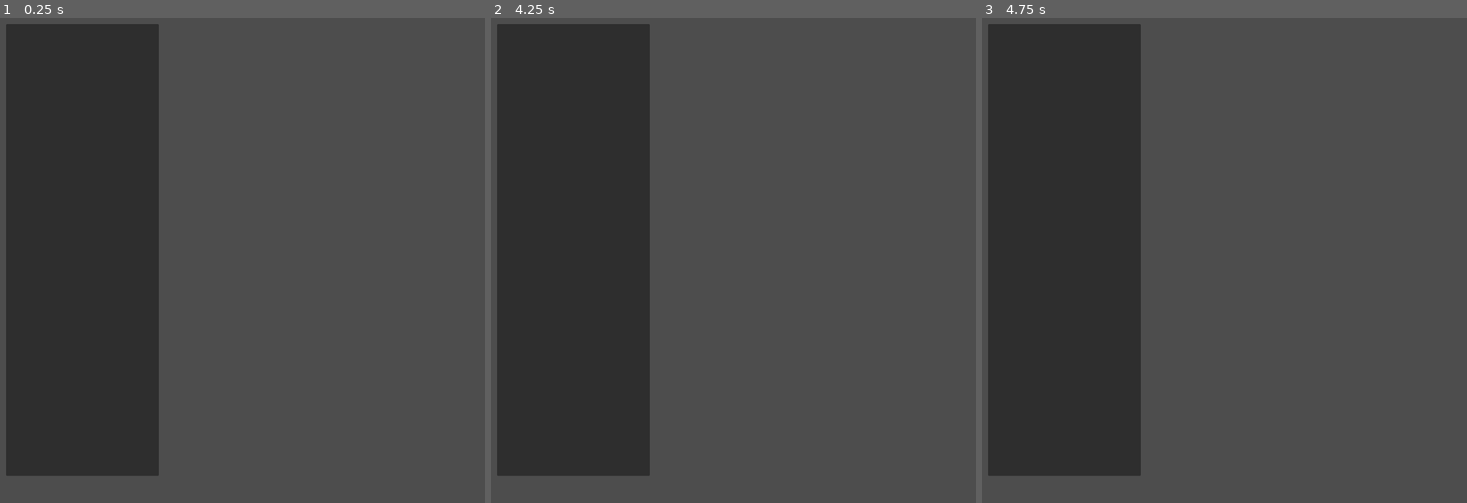
Above: before the commit, frames 1-3 (left to right).
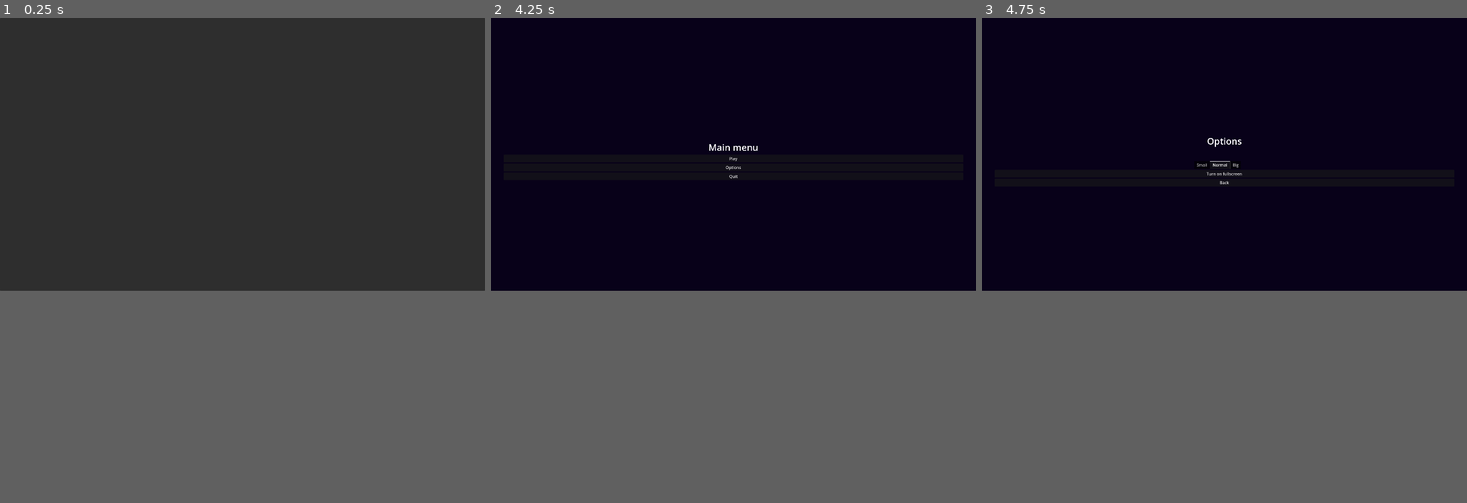
Above: after the commit, the same moments.

Repository: alexey-pkv/Steele
Game: Godot game, scene res://Test_Scene.tscn
Two runs of this game, one before a commit and one after it. Both use one fixed random seed, a clock stepped at 60 frames per second and the inputs below.
Inputs (mouse positions are in pixels of both pictures, inside the frame that each line leads up to):
- Up to frame 1 (0.25 s): no input
- Up to frame 2 (4.25 s): tap Enter at 0.5, 2, 3.5 s; hold Right 0.53-1.28 s; tap Z at 0.6, 2.1, 3.6 s; tap Space at 1.25, 2.75 s; hold Left 1.28-2.03 s; tap X at 1.35, 2.85 s; hold Right 2.03-3.53 s; hold Left from 3.53 s (still down); tap Escape (ui_cancel) at 4.15 s
- Up to frame 3 (4.75 s): release Left at 4.25 s; click (1224, 284) at 4.25 s, where only the run after the commit has a clickable "Options"
In our replay, the window is 800x800 before the commit and 800x450 after it. These sizes can differ from the game's own. Grey fills any space a smaller window leaves; there, only what the larger window draws over its background counts as a difference.

The runs differ from the first frame. In frame 1, 51% of the frame differs, in the area x 0-100%, y 0-95%; in frame 2, 68%; in frame 3, 68%.
Error before the commit: Invalid call. Nonexistent function 'roate_clockwise' in base 'Nil'. (res://Test_Scene.gd:42)

Commit message:
Add menu

Diff:
--- /dev/null
+++ b/Steele-Godot/Components/UI/MainMenu/MainMenu.gd
@@ -0,0 +1,14 @@
+extends Control
+
+func _input(event):
+	if Input.is_action_pressed("ui_cancel"):
+		get_tree().change_scene_to_file("res://Test_Scene.tscn")
+
+func _on_play_pressed():
+	get_tree().change_scene_to_file("res://Test_Scene.tscn")
+
+func _on_options_pressed():
+	get_tree().change_scene_to_file("res://Components/UI/MainMenu/Options/OptionsMenu.tscn")
+
+func _on_quit_pressed():
+	get_tree().quit()
--- /dev/null
+++ b/Steele-Godot/Components/UI/MainMenu/MainMenu.tscn
@@ -0,0 +1,64 @@
+[gd_scene load_steps=3 format=3 uid="uid://3kofyxbh3t3i"]
+
+[ext_resource type="Script" path="res://Components/UI/MainMenu/MainMenu.gd" id="1_ko4p6"]
+[ext_resource type="Theme" uid="uid://d0il7muicjs3x" path="res://Themes/MainMenuTheme.tres" id="2_tbfhc"]
+
+[node name="MainMenu" type="Control"]
+layout_mode = 3
+anchors_preset = 15
+anchor_right = 1.0
+anchor_bottom = 1.0
+grow_horizontal = 2
+grow_vertical = 2
+size_flags_horizontal = 3
+size_flags_vertical = 3
+script = ExtResource("1_ko4p6")
+
+[node name="ColorRect" type="ColorRect" parent="."]
+layout_mode = 1
+anchors_preset = 15
+anchor_right = 1.0
+anchor_bottom = 1.0
+grow_horizontal = 2
+grow_vertical = 2
+color = Color(0.0313726, 0.00392157, 0.0980392, 1)
+
+[node name="MarginContainer" type="MarginContainer" parent="."]
+layout_mode = 1
+anchors_preset = 15
+anchor_right = 1.0
+anchor_bottom = 1.0
+grow_horizontal = 2
+grow_vertical = 2
+theme = ExtResource("2_tbfhc")
+
+[node name="VBoxContainer" type="VBoxContainer" parent="MarginContainer"]
+layout_mode = 2
+alignment = 1
+
+[node name="Title" type="Label" parent="MarginContainer/VBoxContainer"]
+layout_mode = 2
+theme = ExtResource("2_tbfhc")
+text = "Main menu"
+horizontal_alignment = 1
+vertical_alignment = 1
+
+[node name="Play" type="Button" parent="MarginContainer/VBoxContainer"]
+clip_contents = true
+custom_minimum_size = Vector2(300, 0)
+layout_mode = 2
+theme = ExtResource("2_tbfhc")
+text = "Play"
+
+[node name="Options" type="Button" parent="MarginContainer/VBoxContainer"]
+layout_mode = 2
+theme = ExtResource("2_tbfhc")
+text = "Options"
+
+[node name="Quit" type="Button" parent="MarginContainer/VBoxContainer"]
+layout_mode = 2
+text = "Quit"
+
+[connection signal="pressed" from="MarginContainer/VBoxContainer/Play" to="." method="_on_play_pressed"]
+[connection signal="pressed" from="MarginContainer/VBoxContainer/Options" to="." method="_on_options_pressed"]
+[connection signal="pressed" from="MarginContainer/VBoxContainer/Quit" to="." method="_on_quit_pressed"]
--- /dev/null
+++ b/Steele-Godot/Components/UI/MainMenu/Options/Fullscreen.gd
@@ -0,0 +1,12 @@
+extends Button
+
+
+func _on_pressed():
+	var is_fullscreen = DisplayServer.window_get_mode()
+
+	if is_fullscreen:
+		self.text = 'Turn on fullscreen'
+		DisplayServer.window_set_mode(DisplayServer.WINDOW_MODE_WINDOWED)
+	else:
+		self.text = 'Turn off fullscreen'
+		DisplayServer.window_set_mode(DisplayServer.WINDOW_MODE_FULLSCREEN)
--- /dev/null
+++ b/Steele-Godot/Components/UI/MainMenu/Options/OptionsMenu.gd
@@ -0,0 +1,5 @@
+extends Control
+
+
+func _on_back_pressed():
+	get_tree().change_scene_to_file("res://Components/UI/MainMenu/MainMenu.tscn")
--- /dev/null
+++ b/Steele-Godot/Components/UI/MainMenu/Options/OptionsMenu.tscn
@@ -0,0 +1,78 @@
+[gd_scene load_steps=5 format=3 uid="uid://d2ittlemwm8w6"]
+
+[ext_resource type="Script" path="res://Components/UI/MainMenu/Options/OptionsMenu.gd" id="1_us0vf"]
+[ext_resource type="Theme" uid="uid://d0il7muicjs3x" path="res://Themes/MainMenuTheme.tres" id="2_yjpi6"]
+[ext_resource type="Script" path="res://Components/UI/MainMenu/Options/Fullscreen.gd" id="3_cbno0"]
+[ext_resource type="Script" path="res://Components/UI/MainMenu/Options/TabBar.gd" id="3_nq4y1"]
+
+[node name="OptionsMenu" type="Control"]
+layout_mode = 3
+anchors_preset = 15
+anchor_right = 1.0
+anchor_bottom = 1.0
+grow_horizontal = 2
+grow_vertical = 2
+script = ExtResource("1_us0vf")
+
+[node name="ColorRect" type="ColorRect" parent="."]
+layout_mode = 1
+anchors_preset = 15
+anchor_right = 1.0
+anchor_bottom = 1.0
+grow_horizontal = 2
+grow_vertical = 2
+color = Color(0.0313726, 0.00392157, 0.0980392, 1)
+
+[node name="MarginContainer" type="MarginContainer" parent="."]
+layout_mode = 1
+anchors_preset = 15
+anchor_right = 1.0
+anchor_bottom = 1.0
+grow_horizontal = 2
+grow_vertical = 2
+theme = ExtResource("2_yjpi6")
+
+[node name="VBoxContainer" type="VBoxContainer" parent="MarginContainer"]
+layout_mode = 2
+alignment = 1
+
+[node name="Title" type="Label" parent="MarginContainer/VBoxContainer"]
+layout_mode = 2
+theme = ExtResource("2_yjpi6")
+text = "Options"
+horizontal_alignment = 1
+vertical_alignment = 1
+
+[node name="MarginContainer" type="MarginContainer" parent="MarginContainer/VBoxContainer"]
+layout_mode = 2
+size_flags_horizontal = 5
+size_flags_vertical = 4
+
+[node name="VBoxContainer" type="VBoxContainer" parent="MarginContainer/VBoxContainer/MarginContainer"]
+custom_minimum_size = Vector2(240, 0)
+layout_mode = 2
+size_flags_horizontal = 4
+
+[node name="TabBar" type="TabBar" parent="MarginContainer/VBoxContainer/MarginContainer/VBoxContainer"]
+layout_mode = 2
+theme = ExtResource("2_yjpi6")
+tab_count = 3
+tab_0/title = "Small"
+tab_1/title = "Normal"
+tab_2/title = "Big"
+script = ExtResource("3_nq4y1")
+
+[node name="Fullscreen" type="Button" parent="MarginContainer/VBoxContainer"]
+layout_mode = 2
+text = "Turn on fullscreen"
+script = ExtResource("3_cbno0")
+
+[node name="Back" type="Button" parent="MarginContainer/VBoxContainer"]
+layout_mode = 2
+text = "Back"
+
+[connection signal="tab_changed" from="MarginContainer/VBoxContainer/MarginContainer/VBoxContainer/TabBar" to="MarginContainer/VBoxContainer/MarginContainer/VBoxContainer/TabBar" method="_on_tab_changed"]
+[connection signal="pressed" from="MarginContainer/VBoxContainer/Fullscreen" to="." method="_on_fullscreen_pressed"]
+[connection signal="pressed" from="MarginContainer/VBoxContainer/Fullscreen" to="MarginContainer/VBoxContainer/Fullscreen" method="_on_pressed"]
+[connection signal="pressed" from="MarginContainer/VBoxContainer/Back" to="." method="_on_back_pressed"]
+[connection signal="pressed" from="MarginContainer/VBoxContainer/Back" to="." method="_on_quit_pressed"]
--- /dev/null
+++ b/Steele-Godot/Components/UI/MainMenu/Options/TabBar.gd
@@ -0,0 +1,15 @@
+extends TabBar
+
+
+func _ready():
+	self.set_current_tab(1)
+
+
+func _on_tab_changed(tab):
+	match tab:
+		0:
+			get_tree().root.content_scale_factor = 0.7
+		1:
+			get_tree().root.content_scale_factor = 1
+		2:
+			get_tree().root.content_scale_factor = 2
--- a/Steele-Godot/Test_Scene.gd
+++ b/Steele-Godot/Test_Scene.gd
@@ -38,8 +38,11 @@
 
 
 func _input(event):
-	if event is InputEventKey and event.pressed:
-		_world_data.roate_clockwise()
+	if Input.is_action_pressed("ui_cancel"):
+		_show_main_menu()
+
+	#if event is InputEventKey and event.pressed:
+	#	_world_data.roate_clockwise()
 
 
 func _notification(what):
@@ -47,3 +50,6 @@
 		print("focus in")
 	elif what == MainLoop.NOTIFICATION_APPLICATION_FOCUS_OUT:
 		print("focus out")
+
+func _show_main_menu():
+	get_tree().change_scene_to_file("res://Components/UI/MainMenu/MainMenu.tscn")
--- a/Steele-Godot/Test_Scene.tscn
+++ b/Steele-Godot/Test_Scene.tscn
@@ -18,14 +18,12 @@
 anchors_preset = 15
 anchor_right = 1.0
 anchor_bottom = 1.0
-offset_right = -792.0
-offset_bottom = -52.0
 grow_horizontal = 2
 grow_vertical = 2
-theme_override_constants/margin_left = 15
-theme_override_constants/margin_top = 15
-theme_override_constants/margin_right = 15
-theme_override_constants/margin_bottom = 15
+theme_override_constants/margin_left = 0
+theme_override_constants/margin_top = 0
+theme_override_constants/margin_right = 0
+theme_override_constants/margin_bottom = 0
 
 [node name="Panel" type="Panel" parent="MarginContainer"]
 layout_mode = 2
--- /dev/null
+++ b/Steele-Godot/Themes/MainMenuTheme.tres
@@ -0,0 +1,7 @@
+[gd_resource type="Theme" format=3 uid="uid://d0il7muicjs3x"]
+
+[resource]
+Label/font_sizes/font_size = 36
+MarginContainer/constants/margin_left = 50
+MarginContainer/constants/margin_right = 50
+MarginContainer/constants/margin_top = 50
--- a/Steele-Godot/project.godot
+++ b/Steele-Godot/project.godot
@@ -14,3 +14,11 @@
 run/main_scene="res://Test_Scene.tscn"
 config/features=PackedStringArray("4.1", "Forward Plus")
 config/icon="res://icon.svg"
+
+[display]
+
+window/size/viewport_width=1920
+window/size/viewport_height=1080
+window/size/mode=4
+window/size/borderless=true
+window/stretch/mode="viewport"
